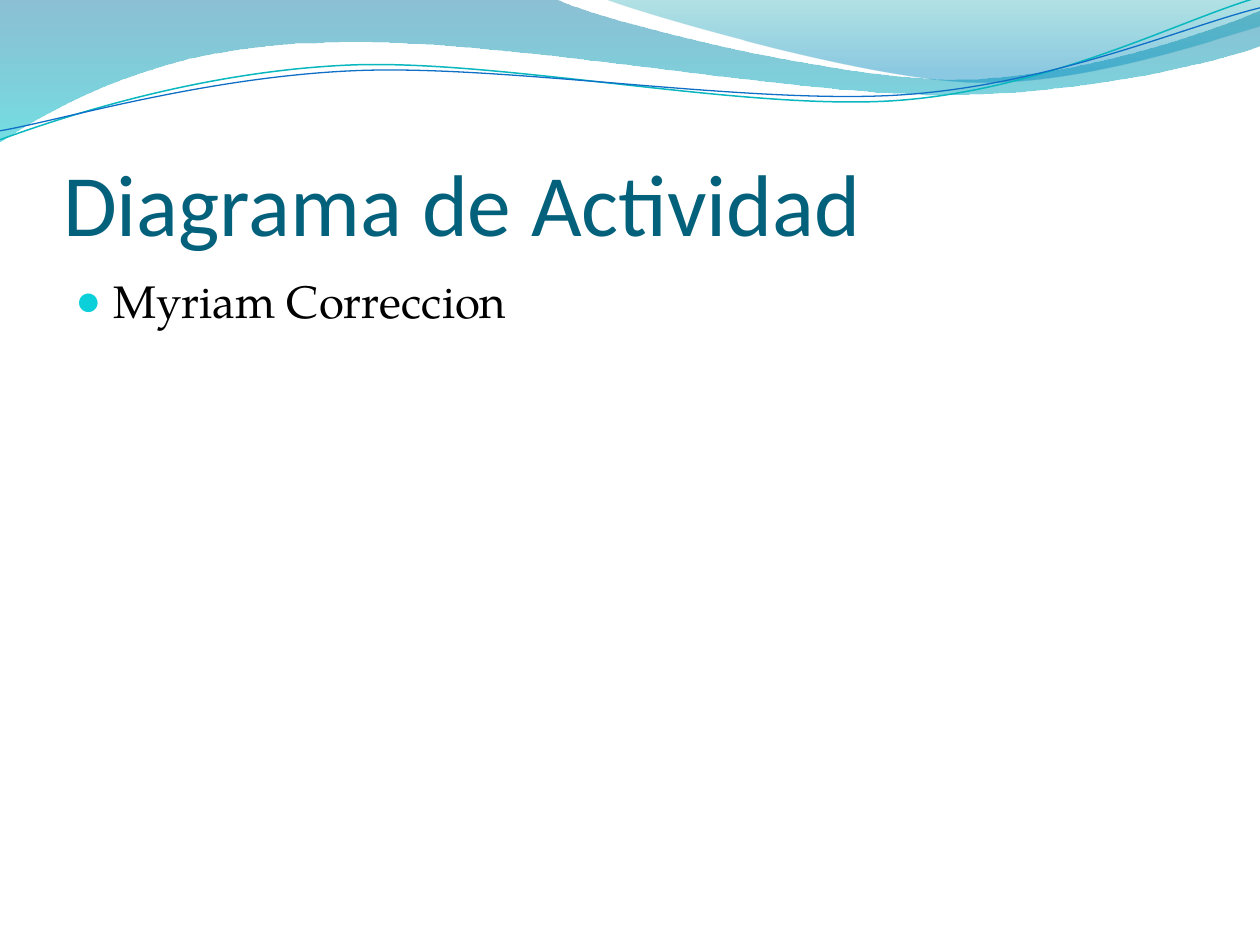
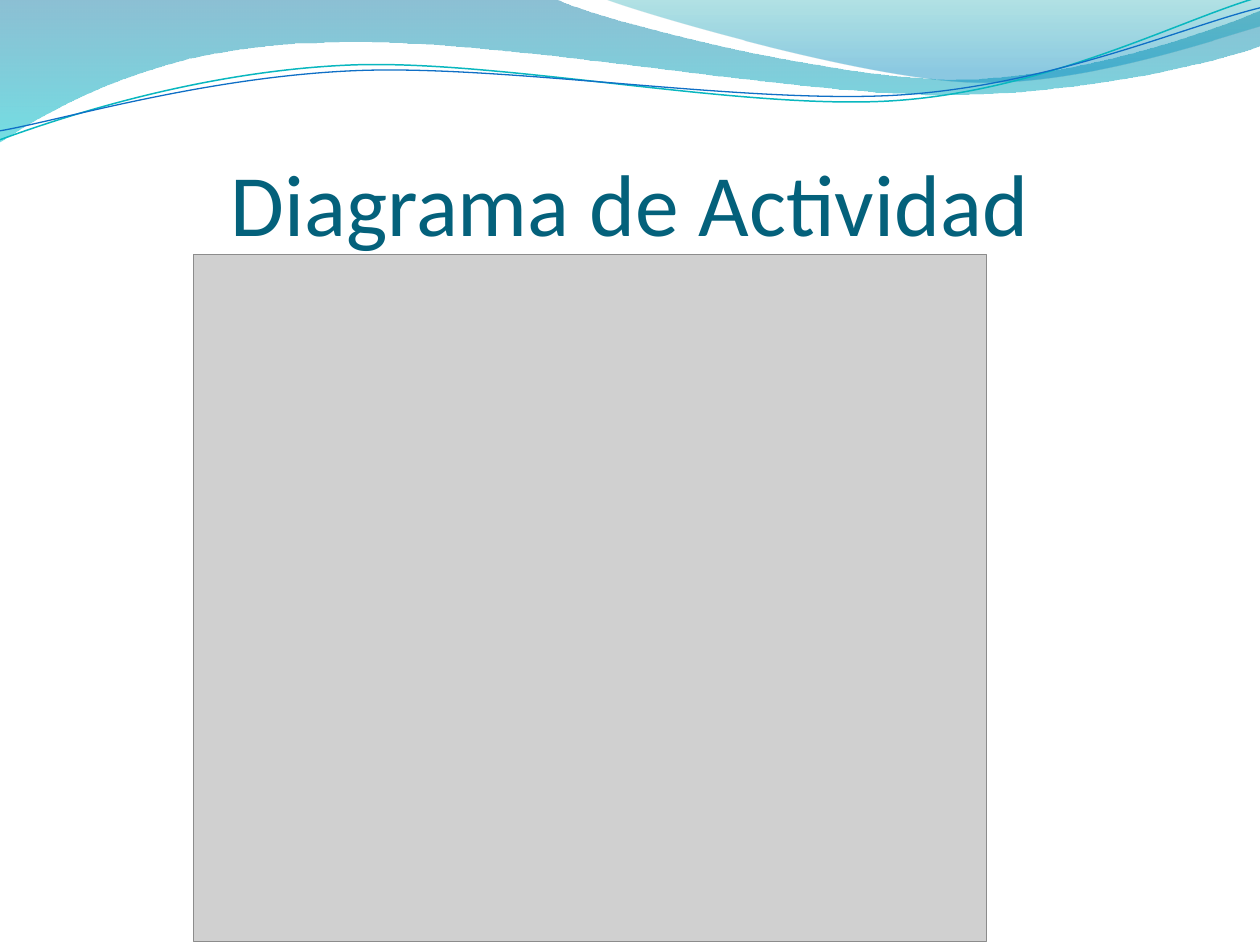
Before and after one commit to francben/proyectoDeliberyApp, a slide deck: slide 33 of Para Presentacion final.pptx (slide 19 before the commit). Drawn at 1260x945 pixels with LibreOffice and Linux fonts; fonts in the diff are those of the drawing; grey boxes stand for pictures; background and template pictures are left out. Boxes give left, top, right and bottom in pixels: in the first picture for what was removed or moved away, otherwise in the second. Text is boxed around its words. In the diff, an @@ line names an element or a change of style, - is before the commit and + after.

```diff
--- a/Para Presentacion final.pptx
+++ b/Para Presentacion final.pptx
@@ title "Diagrama de Actividad" at <box>230,175,1029,258</box>: alignment left to centre @@
@@ picture added at <box>194,255,988,941</box> @@
@@ text removed at <box>113,285,507,331</box> @@
-● Myriam Correccion
```
Also in this commit, not shown: 10 other slides changed, 18 slides added, 2 slides removed, 2 other files.
